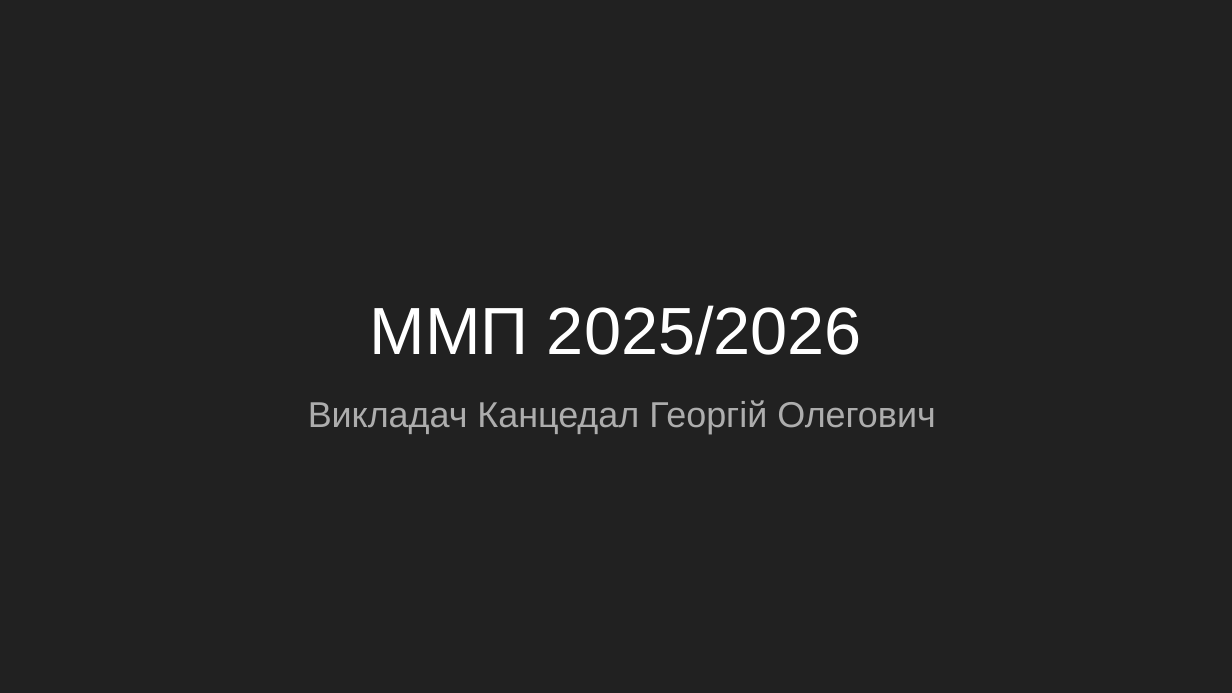
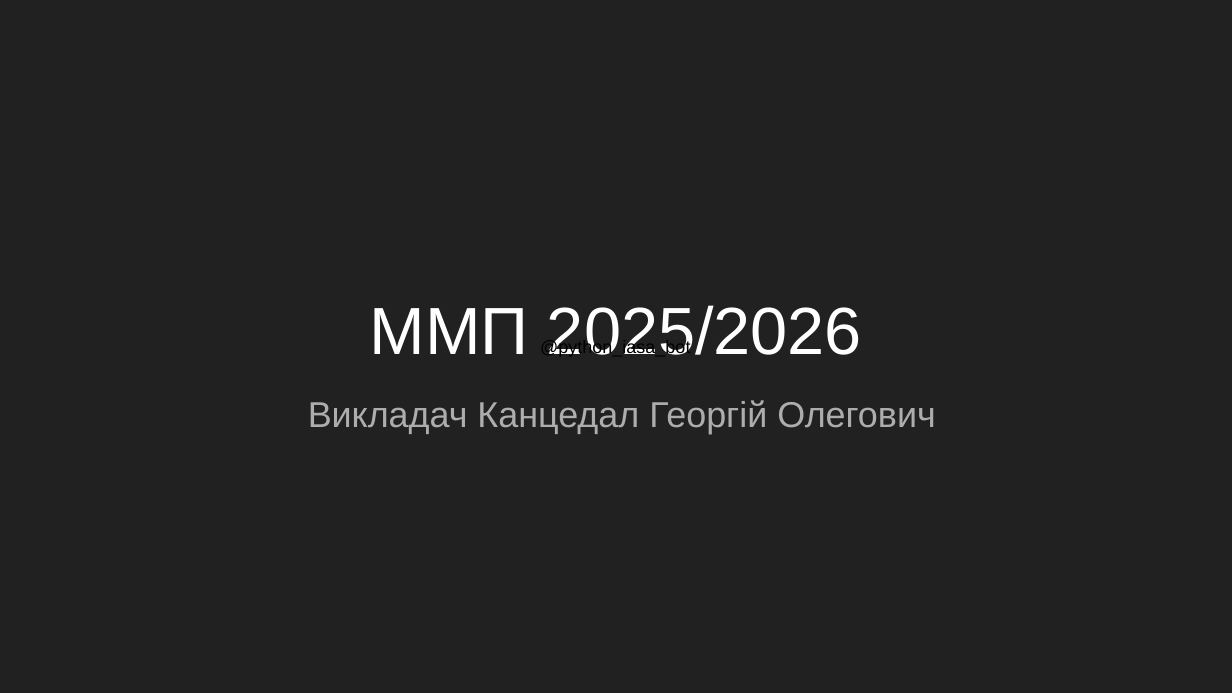
Before and after one commit to GeorgKantsedal/HeorhiiKantsedal.github.io, a slide deck: slide 1 of lectures materials/mmp/MMP3 Paradigms in Python part2.pptx. Drawn at 1232x693 pixels with LibreOffice and Linux fonts; fonts in the diff are those of the drawing. Boxes give left, top, right and bottom in pixels: in the first picture for what was removed or moved away, otherwise in the second. Text is boxed around its words. In the diff, an @@ line names an element or a change of style, - is before the commit and + after.

```diff
--- a/lectures materials/mmp/MMP3 Paradigms in Python part2.pptx
+++ b/lectures materials/mmp/MMP3 Paradigms in Python part2.pptx
@@ text added at (540,339,690,355), 14 pt, text #000000 @@
+@python_iasa_bot
```
Also in this commit, not shown: 1 other file.
